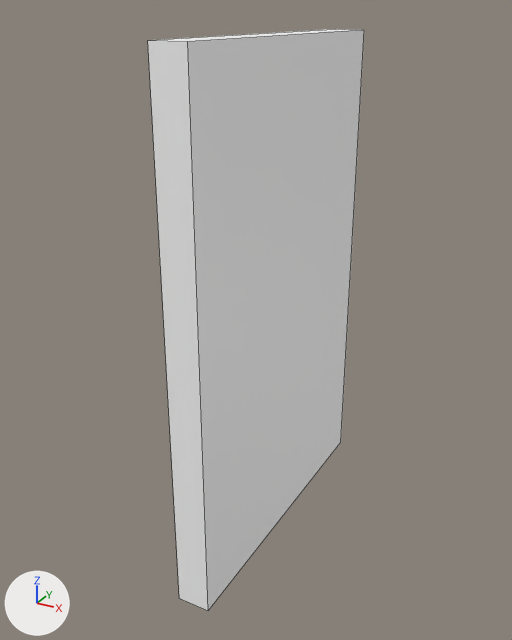
Renders of the FBX model LibraryOA/Assets/Graphics/Meshes/WindowBlock_Mesh.fbx from each side of a commit.
Before and after are seen from a 50 mm lens placed at (1.61, -3.14, 2.8), pointed at (-0.07, -0.08, 1.27). The lights are fixed; the arrows at lower left show +X, +Y and +Z. Mesh edges are drawn as thin lines. Where no turn or scale is listed for an object, it has been applied to the vertices.

The first picture shows 'WindowBlock'.
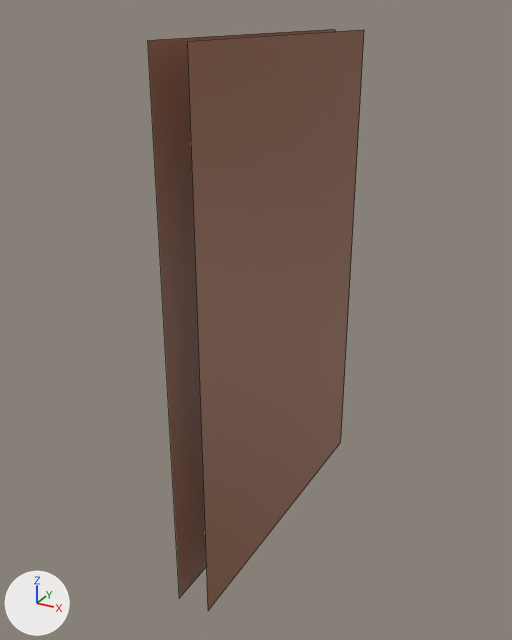
The change, as a diff of the scene's bpy script:
```diff
--- a/LibraryOA/Assets/Graphics/Meshes/WindowBlock_Mesh.fbx.py
+++ b/LibraryOA/Assets/Graphics/Meshes/WindowBlock_Mesh.fbx.py
@@ me_windowblock @@
 # used by ob_windowblock; location = (0.0, 0.0, 0.0)
 # verts and faces of me_windowblock; kept vertices keep their numbers, new ones are numbered from 8
 # before: 0 (-0.09, -0.88, 0.0) at pixel (179, 598), 1 (-0.09, -0.87, 2.7) at pixel (147, 40), 2 (-0.09, 0.88, 0.0), 3 (-0.09, 0.88, 2.7) at pixel (335, 29), 4 (0.09, -0.88, 0.0) at pixel (208, 610)
 # before: 5 (0.09, -0.87, 2.7) at pixel (187, 41), 6 (0.09, 0.88, 0.0) at pixel (340, 442), 7 (0.09, 0.88, 2.7) at pixel (364, 29)
-me_windowblock.from_pydata(...)  # 8 vertices, 6 faces; spans x -0.09..0.09, y -0.88..0.88, z 0.0..2.7
+me_windowblock.from_pydata(...)  # 8 vertices, 2 faces; spans x -0.09..0.09, y -0.88..0.88, z 0.0..2.7
+# me_windowblock part 1
+delete_faces([(2, 3, 7, 6), (0, 4, 5, 1), (0, 2, 6, 4), (1, 5, 7, 3)])
+# me_windowblock part 2: 2 kept faces spanning x -0.09..0.09, y -0.88..0.88, z 0.0..2.7 get new texture (UV) coordinates
 me_windowblock.materials.append(mat_ubermaterial)
```

Where the change shows, as pixel boxes (x1, y1, x2, y2) in the pictures (512 x 640 px):
'WindowBlock', reshaped
    before: (148, 29, 364, 611)
    after: (148, 29, 364, 610)
part 1 of me_windowblock, deleted
    before: (148, 29, 361, 611)
part 2 of me_windowblock, surface changed (grey to brown)
    both: (188, 30, 364, 610)
